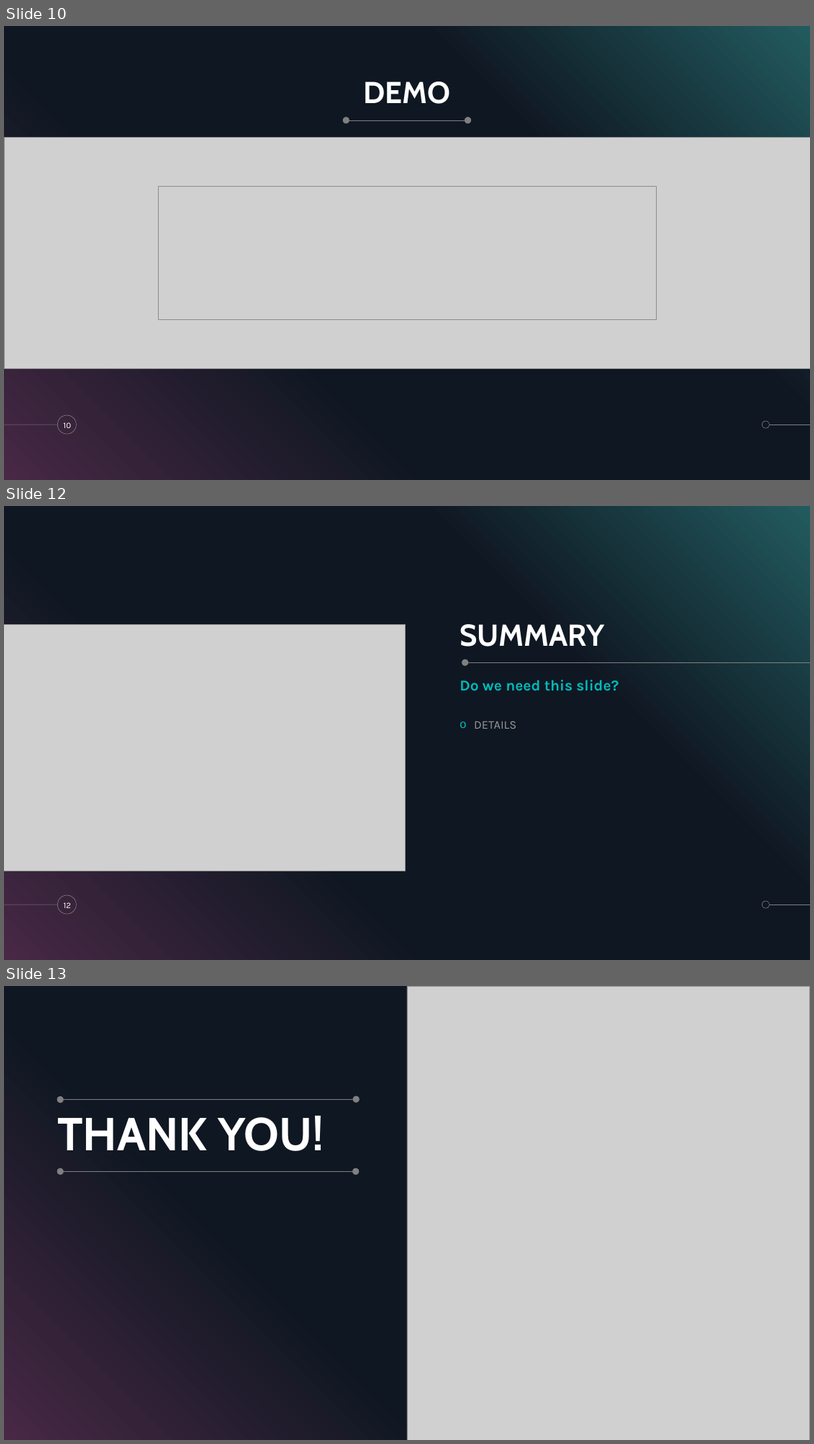
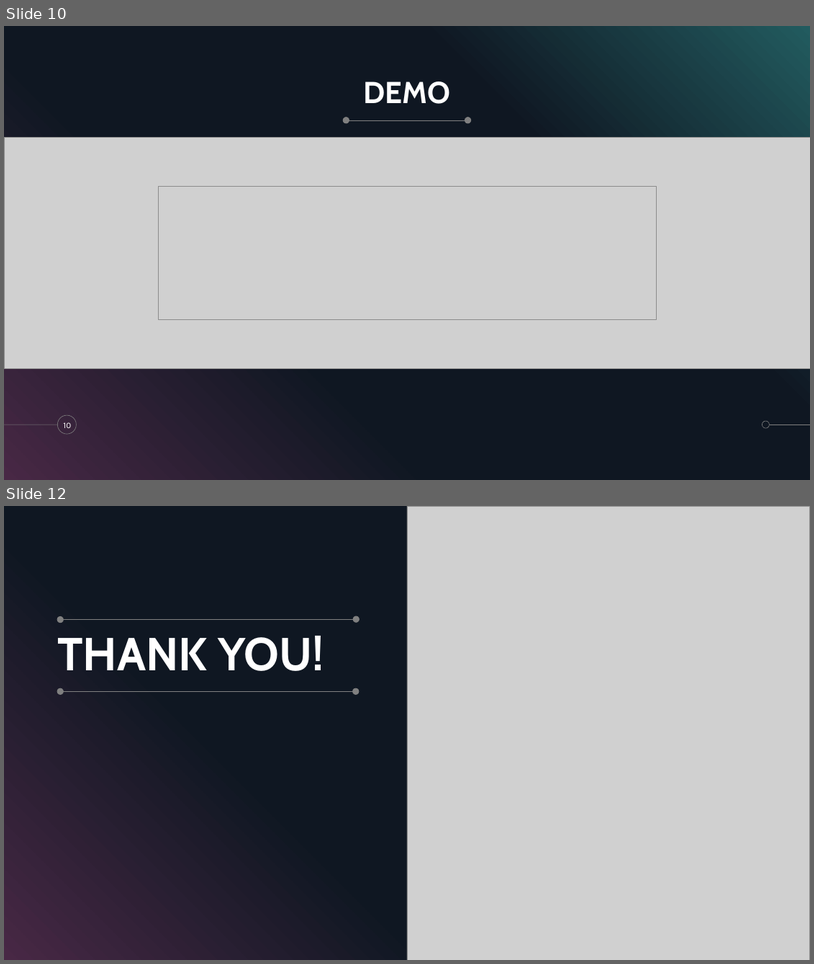
Before and after one commit to Deffdread/RDB-V2-Chatbot, a slide deck: Documents/3XA3_Presentation_2.pptx. Shown one above the other, each under a label of ours: slides 10, 12 and 13 before the commit, slides 10 and 12 after it; the slides between them are not shown. The pictures are 814x1444 and 814x964 pixels, drawn with LibreOffice and Linux fonts; fonts in the diff are those of the drawing; grey boxes stand for pictures. Boxes give left, top, right and bottom in pixels: in the first picture for what was removed or moved away, otherwise in the second. Text is boxed around its words. In the diff, an @@ line names an element or a change of style, - is before the commit and + after.

```diff
--- a/Documents/3XA3_Presentation_2.pptx
+++ b/Documents/3XA3_Presentation_2.pptx
@@ slide 12 removed at bbox=[4, 506, 810, 960], background #000000; not listed: 5 template elements that a slide beside it also shows @@
@@ picture removed at bbox=[4, 625, 406, 871] @@
@@ title removed at bbox=[460, 624, 604, 646] @@
-SUMMARY
@@ ellipse removed at bbox=[462, 659, 468, 666] @@
@@ line removed from (810, 663) to (468, 663) @@
@@ text removed at bbox=[460, 680, 619, 691] @@
-Do we need this slide?
@@ text removed at bbox=[474, 721, 517, 728] @@
-o DETAILS
@@ page number removed at bbox=[64, 902, 72, 908] @@
-12
@@ what was slide 13 is now slide 12 @@
```
Also in this commit, not shown: 1 slide changed, 2 slides added, 2 other slides removed, 1 other file.
